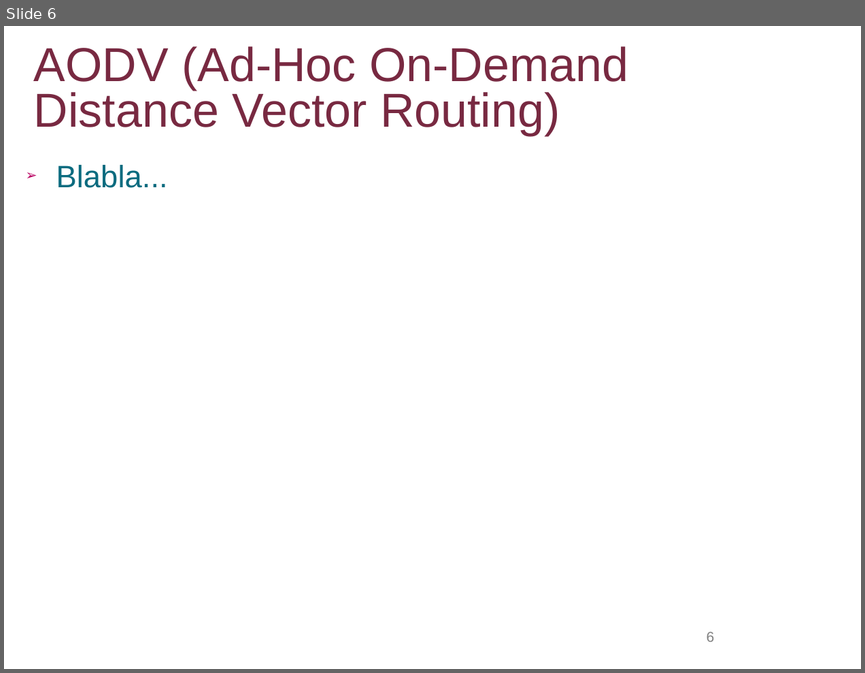
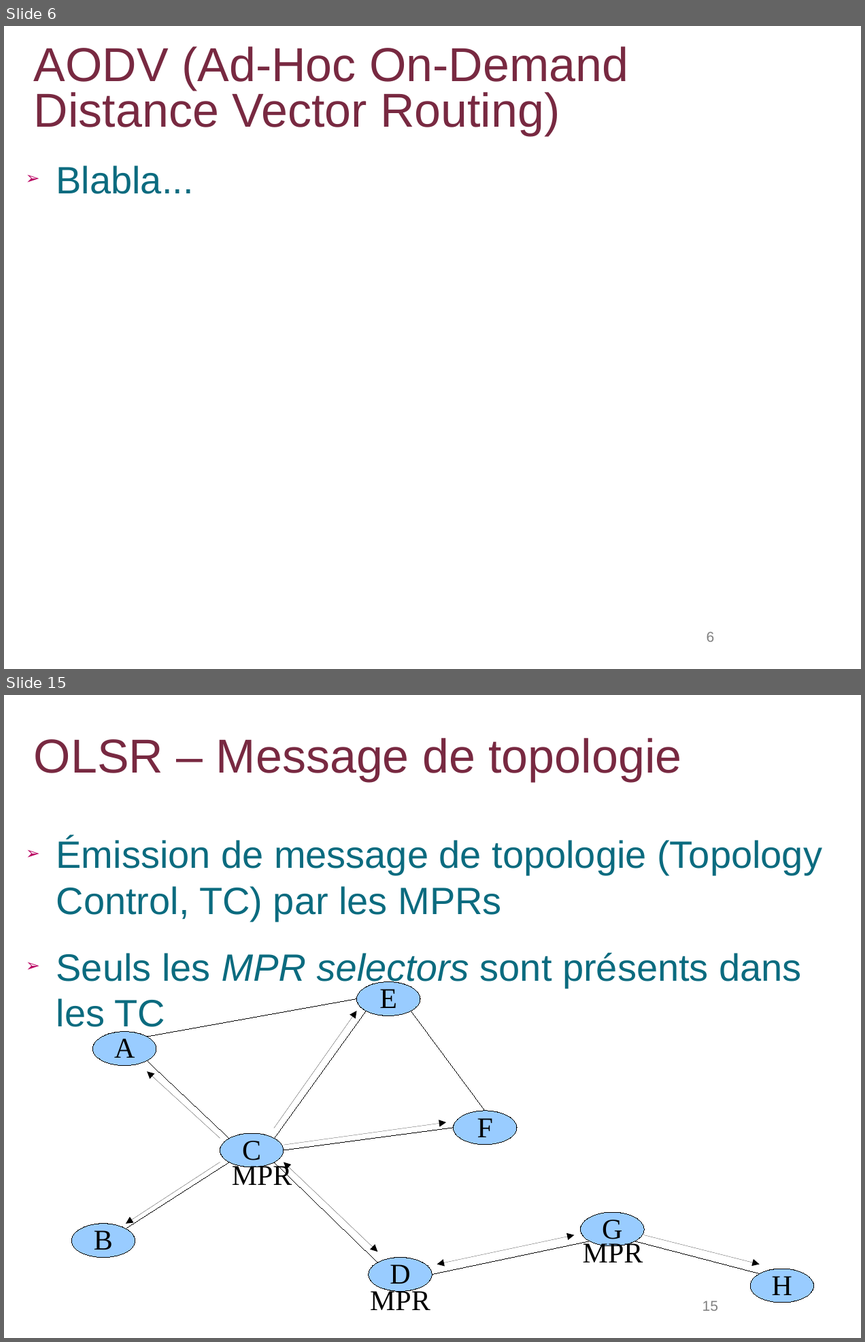
Before and after one commit to lbarbisan/adhoc, a slide deck: work/les_routages_adhoc.odp. Shown one above the other, each under a label of ours: slide 6 before the commit, slides 6 and 15 after it; the slides between them are not shown. The pictures are 865x673 and 865x1342 pixels, drawn with LibreOffice and Linux fonts; fonts in the diff are those of the drawing; background and template pictures are left out. Boxes give left, top, right and bottom in pixels: in the first picture for what was removed or moved away, otherwise in the second. Text is boxed around its words. In the diff, an @@ line names an element or a change of style, - is before the commit and + after.

Commit message:
Ajout des slides OLSR

```diff
--- a/work/les_routages_adhoc.odp
+++ b/work/les_routages_adhoc.odp
@@ slide 15 added at box(4, 695, 861, 1338), background #FFFFFF @@
@@ title added at box(34, 738, 681, 781), 40 pt, text #782941 @@
+OLSR – Message de topologie
@@ text added at box(56, 838, 822, 1034), 32 pt, text #0B6B7F @@
+➢ Émission de message de topologie (Topology Control, TC) par les MPRs
+➢ Seuls les MPR selectors sont présents dans les TC
@@ line added from (147, 1036) to (357, 998), #000000 0 pt @@
@@ ellipse added at box(357, 982, 420, 1016), fill #99CCFF, outline #000000 0 pt, 24 pt, text #000000 @@
+E
@@ line added from (366, 1011) to (274, 1138), #000000 0 pt @@
@@ arrow added from (274, 1127) to (357, 1011), #000000 0 pt @@
@@ line added from (411, 1011) to (485, 1110), #000000 0 pt @@
@@ ellipse added at box(92, 1032, 156, 1066), fill #99CCFF, outline #000000 0 pt, 24 pt, text #000000 @@
+A
@@ line added from (229, 1138) to (147, 1060), #000000 0 pt @@
@@ arrow added from (220, 1138) to (147, 1071), #000000 0 pt @@
@@ arrow added from (283, 1145) to (446, 1121), #000000 0 pt @@
@@ ellipse added at box(453, 1110, 516, 1144), fill #99CCFF, outline #000000 0 pt, 24 pt, text #000000 @@
+F
@@ ellipse added at box(220, 1133, 283, 1166), fill #99CCFF, outline #000000 0 pt, 24 pt, text #000000 @@
+C
@@ line added from (283, 1150) to (453, 1127), #000000 0 pt @@
@@ line added from (126, 1228) to (229, 1162), #000000 0 pt @@
@@ arrow added from (220, 1162) to (126, 1223), #000000 0 pt @@
@@ text added at box(232, 1162, 292, 1185), 24 pt, text #000000 @@
+MPR
@@ line added from (274, 1162) to (377, 1262), #000000 0 pt @@
@@ double arrow added from (283, 1162) to (377, 1251), #000000 0 pt @@
@@ ellipse added at box(72, 1223, 135, 1257), fill #99CCFF, outline #000000 0 pt, 24 pt, text #000000 @@
+B
@@ ellipse added at box(581, 1212, 644, 1246), fill #99CCFF, outline #000000 0 pt, 24 pt, text #000000 @@
+G
@@ line added from (432, 1274) to (590, 1241), #000000 0 pt @@
@@ double arrow added from (436, 1264) to (574, 1235), #000000 0 pt @@
@@ text added at box(583, 1240, 643, 1262), 24 pt, text #000000 @@
+MPR
@@ line added from (634, 1241) to (759, 1273), #000000 0 pt @@
@@ arrow added from (644, 1235) to (759, 1264), #000000 0 pt @@
@@ ellipse added at box(368, 1257, 432, 1291), fill #99CCFF, outline #000000 0 pt, 24 pt, text #000000 @@
+D
@@ ellipse added at box(750, 1268, 814, 1302), fill #99CCFF, outline #000000 0 pt, 24 pt, text #000000 @@
+H
@@ text added at box(370, 1287, 430, 1310), 24 pt, text #000000 @@
+MPR
@@ page number added at box(702, 1300, 718, 1310), 12 pt, text #808080 @@
+15
@@ slide 6 changed as well @@
@@ text "Blabla..." at box(56, 165, 194, 194): size 26 to 32 pt @@
```
Also in this commit, not shown: 15 other slides changed, 9 other slides added.
